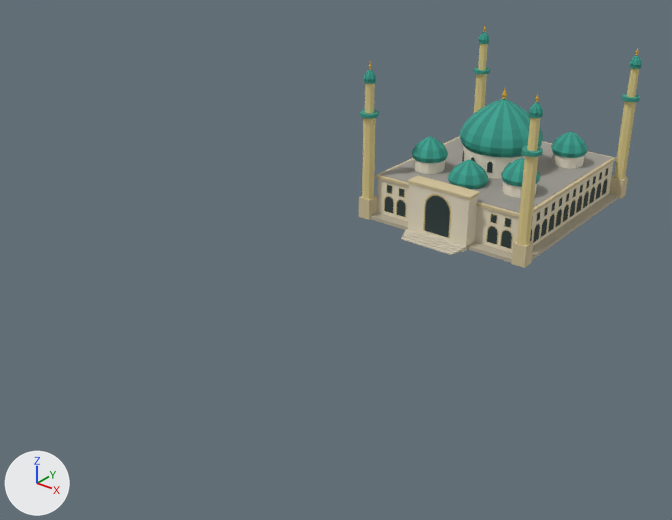
What one commit did to the glTF model public/models/landmark/an-nur-lod0.glb.
Before and after are seen from a 50 mm camera at (144.0, -268.0, 124.0) aimed at (-10.0, -76.0, 5.0). Arrows for +X, +Y and +Z are at lower left; the lights stay in place. The picture after the commit comes second. Vertices at exactly the same position are counted once.

The first picture shows 'AnNur_LOD0'.
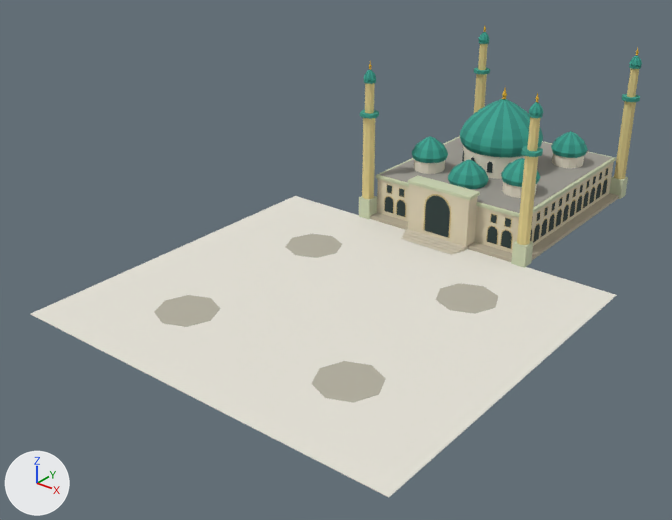
The edits, one by one:
me_annur_lod0 is used by ob_annur_lod0; location (0.0, 0.0, 0.0).
me_annur_lod0 had 2467 vertices, 2918 faces and spanned x -32.1..32.1, y -43.3..38.1, z 0.0..53.1.
me_annur_lod0 now has 2543 vertices, 3024 faces and spans x -60.0..60.0, y -146.5..38.1, z 0.0..53.1.
me_annur_lod0 part 1: the loose piece of 8 vertices spanning x -9.5..9.5, y -43.3..-40.5, z 0.0..0.3 is copied, and the copy is scaled about its middle by (6.32, 39.3, 0.4), then moved by (0.0, -49.6, -0.1); it spans x -60.0..60.0, y -146.5..-36.5, z 0.0..0.1.
me_annur_lod0 part 2: the loose piece of 17 vertices spanning x -31.0..-27.0, y -37.0..-33.0, z 46.0..46.6 is copied, and the copy is scaled about its middle by (4.5, 4.5, 0.167), then moved by (1.0, -29.5, -46.1); it spans x -37.0..-19.0, y -73.5..-55.5, z 0.1..0.2.
me_annur_lod0 part 3: the loose piece of 17 vertices spanning x -31.0..-27.0, y -37.0..-33.0, z 46.0..46.6 is copied, and the copy is scaled about its middle by (4.5, 4.5, 0.167), then moved by (1.0, -83.5, -46.1); it spans x -37.0..-19.0, y -127.5..-109.5, z 0.1..0.2.
me_annur_lod0 part 4: the loose piece of 17 vertices spanning x 27.0..31.0, y -37.0..-33.0, z 46.0..46.6 is copied, and the copy is scaled about its middle by (4.5, 4.5, 0.167), then moved by (-1.0, -29.5, -46.1); it spans x 19.0..37.0, y -73.5..-55.5, z 0.1..0.2.
me_annur_lod0 part 5: the loose piece of 17 vertices spanning x 27.0..31.0, y -37.0..-33.0, z 46.0..46.6 is copied, and the copy is scaled about its middle by (4.5, 4.5, 0.167), then moved by (-1.0, -83.5, -46.1); it spans x 19.0..37.0, y -127.5..-109.5, z 0.1..0.2.
me_annur_lod0 part 6: 80 kept faces spanning x -31.2..31.2, y -37.8..37.2, z 0.0..18.0 get new vertex colours; the middle colour goes from beige #d3c39a to pale yellow #c9d1b0.

Boxes [x1, y1, x2, y2] around the edits, measured in the pictures (672 x 520 px):
'AnNur_LOD0', reshaped (115% wider, 94% taller)
    before: [359, 26, 642, 268]
    after: [31, 26, 642, 497]
part 1 of me_annur_lod0, added
    after: [31, 196, 617, 497]
part 2 of me_annur_lod0, added
    after: [285, 234, 342, 258]
part 3 of me_annur_lod0, added
    after: [154, 295, 220, 327]
part 4 of me_annur_lod0, added
    after: [436, 283, 498, 314]
part 5 of me_annur_lod0, added
    after: [311, 361, 386, 403]
part 6 of me_annur_lod0, recoloured
    both: [359, 156, 628, 268]
